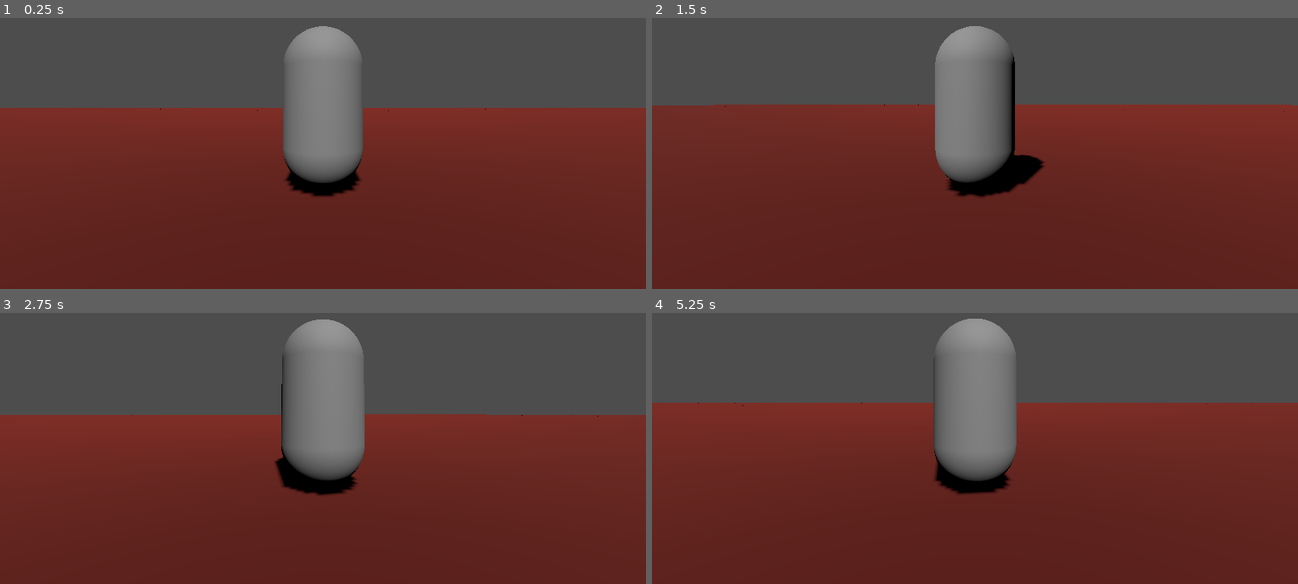
Above: before the commit, frames 1-4 (two rows, left to right).
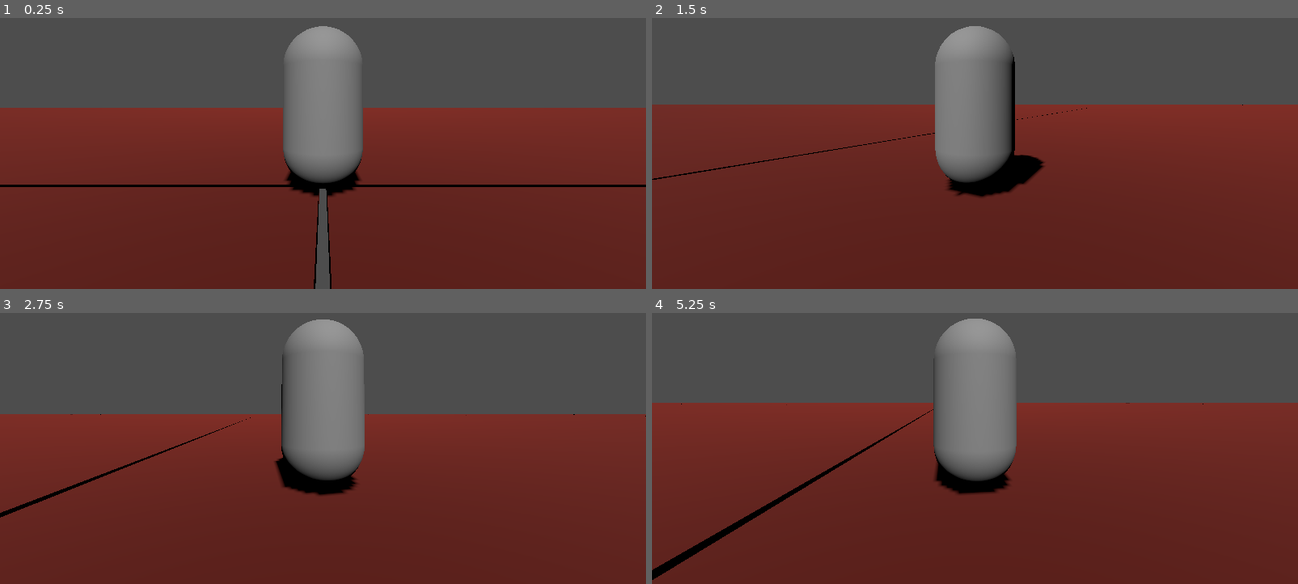
Above: after the commit, the same moments.

Repository: xwilson03/OpenWorldTest
Game: Godot game, scene res://scenes/root.tscn
The game is run twice, just before and just after one commit, with the same random seed, the same clock (stepped at 60 frames per second) and the same inputs.
Inputs (mouse positions are in pixels of both pictures, inside the frame that each line leads up to):
- Up to frame 1 (0.25 s): no input
- Up to frame 2 (1.5 s): tap Enter at 0.5 s; move the mouse to (1007, 104) at 0.52 s; hold W (move_forward) from 0.53 s (still down); tap Mouse wheel up (zoom_in) at 0.6 s; tap Space (jump) at 0.77 s; move the mouse to (942, 110) at 1.27 s; tap Mouse wheel down (zoom_out) at 1.35 s
- Up to frame 3 (2.75 s): keep holding W (move_forward); tap Space (jump) at 1.52 s; move the mouse to (335, 397) at 2.02 s; tap Mouse wheel up (zoom_in) at 2.1 s
- Up to frame 4 (5.25 s): keep holding W (move_forward); move the mouse to (968, 407) at 2.77 s; tap Mouse wheel down (zoom_out) at 2.85, 4.35 s; tap Space (jump) at 3.02, 3.77, 4.52 s; move the mouse to (1020, 407) at 3.52 s; tap Mouse wheel up (zoom_in) at 3.6, 5.1 s; move the mouse to (923, 397) at 4.27 s; move the mouse to (981, 402) at 5.02 s

The runs differ from the first frame. In frame 1, 1.6% of the frame differs, in the area x 0-100%, y 33-100%; in frame 2, 0.2%; in frame 3, 0.6%; in frame 4, 0.9%.

Commit message:
updates chunk_size worldgen param

Diff:
--- a/scenes/root.tscn
+++ b/scenes/root.tscn
@@ -20,8 +20,7 @@
 [node name="World" type="Node3D" parent="."]
 script = ExtResource("4_yaodl")
 world_radius = 10
-chunk_size = 40.1
-chunk_boundary_tolerance = 0.1
+chunk_size = 160.1
 
 [node name="DirectionalLight3D" type="DirectionalLight3D" parent="World"]
 transform = Transform3D(1, 0, 0, 0, 0.707107, 0.707107, 0, -0.707107, 0.707107, 0, 20, 0)
